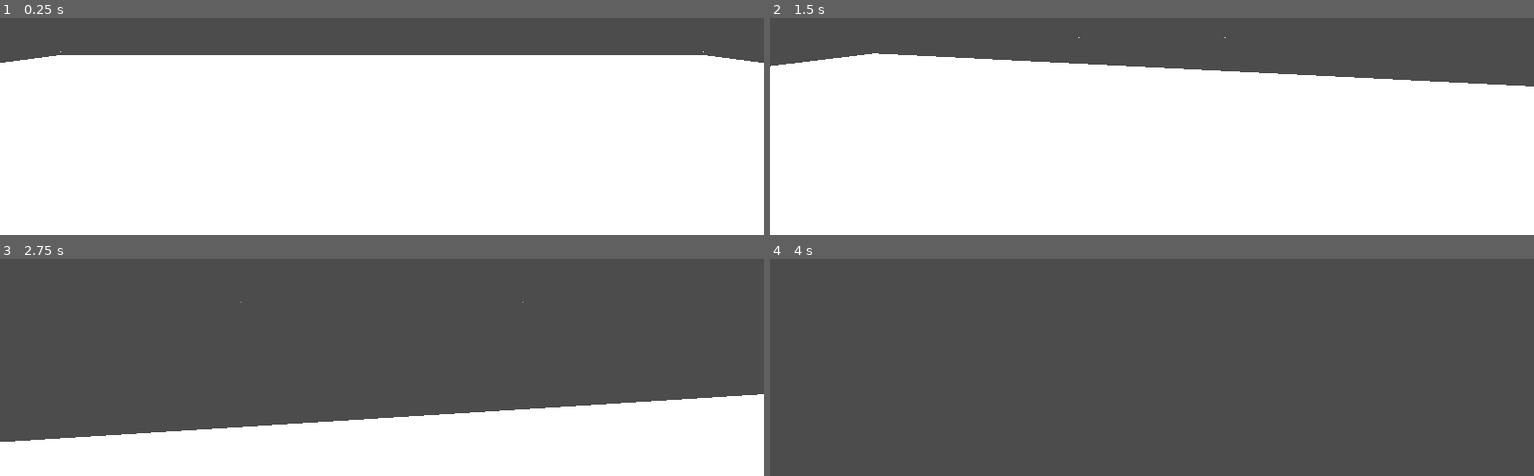
Above: before the commit, frames 1-4 (two rows, left to right).
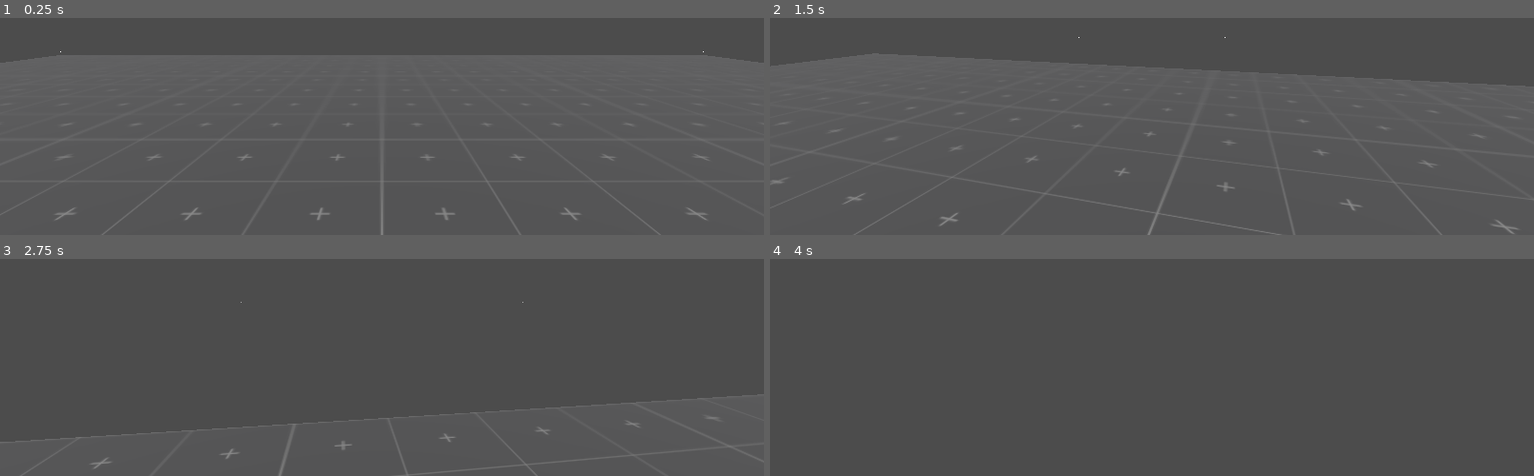
Above: after the commit, the same moments.

Repository: The-Portfolio-Organisation/MagickaTheMagicForest
Game: Godot game, scene res://Scenes/TestScene.tscn
The game is run twice, just before and just after one commit, with the same random seed, the same clock (stepped at 60 frames per second) and the same inputs.
Inputs (mouse positions are in pixels of both pictures, inside the frame that each line leads up to):
- Up to frame 1 (0.25 s): no input
- Up to frame 2 (1.5 s): tap Enter at 0.5 s; move the mouse to (outside the picture) at 0.52 s; hold W (move_forward) from 0.53 s (still down); tap Space (jump) at 0.77 s; move the mouse to (outside the picture) at 1.27 s
- Up to frame 3 (2.75 s): keep holding W (move_forward); tap Space (jump) at 1.52 s; move the mouse to (outside the picture) at 2.02 s
- Up to frame 4 (4 s): keep holding W (move_forward); move the mouse to (1144, 261) at 2.77 s; tap Space (jump) at 3.02, 3.5, 3.77 s; move the mouse to (outside the picture) at 3.52 s

The runs differ from the first frame. In frame 1, 83% of the frame differs, in the area x 0-100%, y 17-100%; in frame 2, 77%; in frame 3, 27%; in frame 4, nothing differs.

Commit message:
Temporary visual assets
+ Grid textures
+ Grid material
+ Skybox textures
+ Grid material in test scene

Diff:
--- /dev/null
+++ b/source/Assets/Materials/GridMaterial.tres
@@ -0,0 +1,11 @@
+[gd_resource type="SpatialMaterial" load_steps=2 format=2]
+
+[ext_resource path="res://Assets/Textures/Prototype/Grid/Grey/g1610.png" type="Texture" id=1]
+
+[resource]
+flags_world_triplanar = true
+albedo_texture = ExtResource( 1 )
+uv1_scale = Vector3( 0.1, 0.1, 0.1 )
+uv1_triplanar = true
+uv2_scale = Vector3( 0.1, 0.1, 0.1 )
+uv2_triplanar = true
--- a/source/Scenes/TestScene.tscn
+++ b/source/Scenes/TestScene.tscn
@@ -1,6 +1,7 @@
-[gd_scene load_steps=5 format=2]
+[gd_scene load_steps=7 format=2]
 
 [ext_resource path="res://Subobjects/Player.tscn" type="PackedScene" id=1]
+[ext_resource path="res://Assets/Materials/GridMaterial.tres" type="Material" id=2]
 
 [sub_resource type="PhysicsMaterial" id=1]
 
@@ -9,6 +10,8 @@
 
 [sub_resource type="CubeMesh" id=3]
 size = Vector3( 60, 2, 60 )
+
+[sub_resource type="Skin" id=4]
 
 [node name="TestScene" type="Spatial"]
 
@@ -22,7 +25,8 @@
 
 [node name="MeshInstance" type="MeshInstance" parent="Ground"]
 mesh = SubResource( 3 )
-material/0 = null
+skin = SubResource( 4 )
+material/0 = ExtResource( 2 )
 
 [node name="DirectionalLight" type="DirectionalLight" parent="."]
 transform = Transform( 1, 0, 0, 0, -4.37114e-08, 1, 0, -1, -4.37114e-08, 0, 15, 0 )
Binary file added: source/Assets/Textures/Prototype/Grid/Blue/g1800.png
Not shown, added: source/Assets/Textures/Prototype/Grid/Blue/g1800.png.import
Binary file added: source/Assets/Textures/Prototype/Grid/Blue/g1822.png
Not shown, added: source/Assets/Textures/Prototype/Grid/Blue/g1822.png.import
Binary file added: source/Assets/Textures/Prototype/Grid/Blue/g1826.png
Not shown, added: source/Assets/Textures/Prototype/Grid/Blue/g1826.png.import
Binary file added: source/Assets/Textures/Prototype/Grid/Blue/g1841.png
Not shown, added: source/Assets/Textures/Prototype/Grid/Blue/g1841.png.import
Binary file added: source/Assets/Textures/Prototype/Grid/Blue/g1861.png
Not shown, added: source/Assets/Textures/Prototype/Grid/Blue/g1861.png.import
Binary file added: source/Assets/Textures/Prototype/Grid/Blue/g1874.png
Not shown, added: source/Assets/Textures/Prototype/Grid/Blue/g1874.png.import
(and 114 more such lines)
